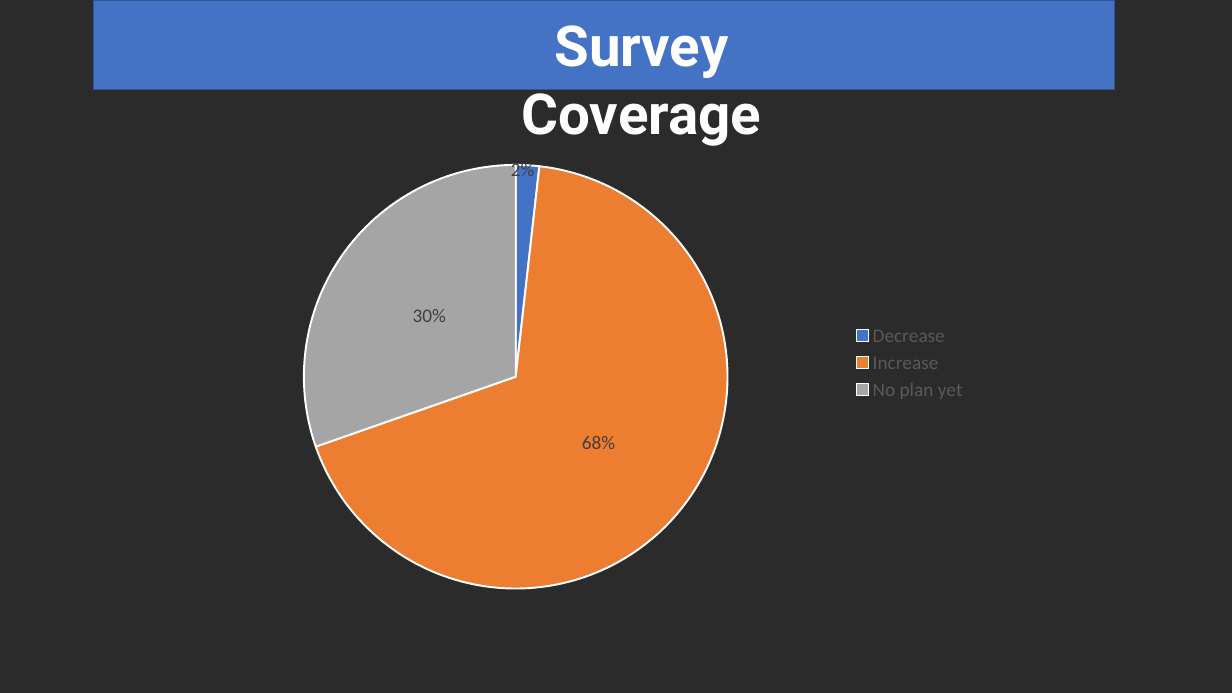
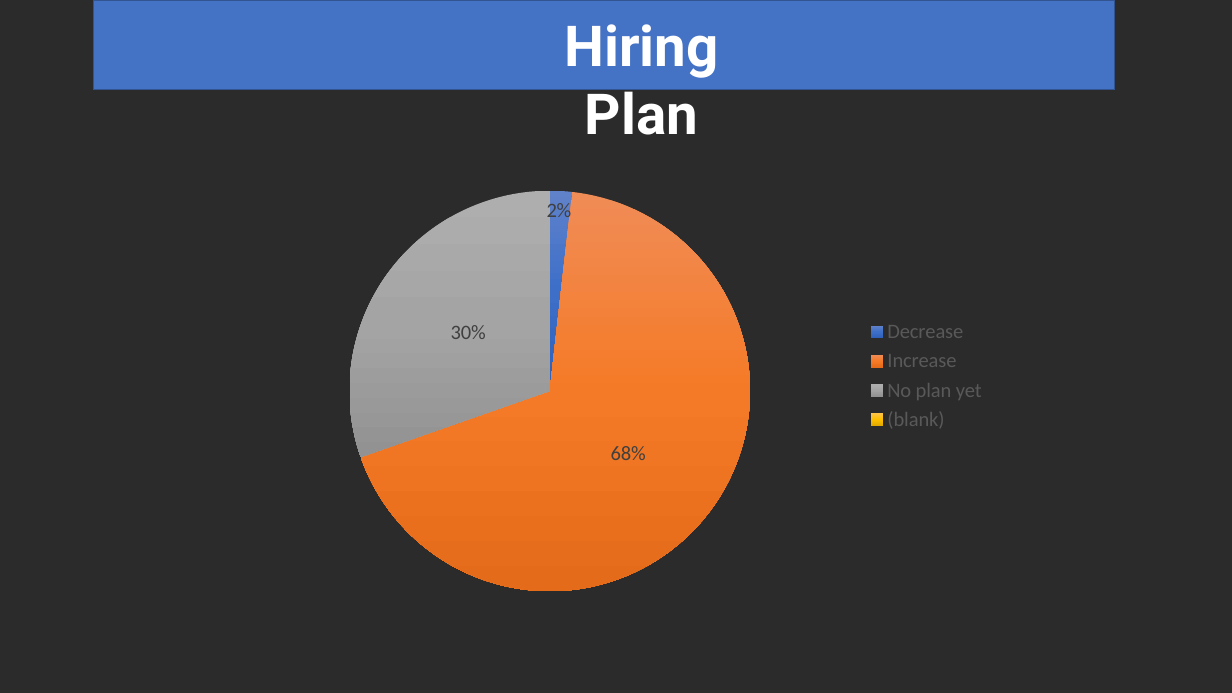
Before and after one commit to Phoud/108salarysurvey2, a slide deck: slide 20 of Presentation/Presentation.pptx. Drawn at 1232x693 pixels with LibreOffice and Linux fonts; fonts in the diff are those of the drawing; background and template pictures are left out; a plain dark background stands for a picture behind light text. Boxes give left, top, right and bottom in pixels: in the first picture for what was removed or moved away, otherwise in the second. Text is boxed around its words. In the diff, an @@ line names an element or a change of style, - is before the commit and + after.

```diff
--- a/Presentation/Presentation.pptx
+++ b/Presentation/Presentation.pptx
@@ text at box(564, 24, 718, 135): text changed @@
-Survey Coverage
+Hiring Plan
@@ pie chart at box(236, 148, 996, 604) @@
@@ Series 1, (blank): 0 to - @@
@@ data labels of Series 1 changed @@
@@ colours of single points changed @@
@@ legend changed @@
@@ pie chart: place and size @@
-pie chart at box(181, 124, 977, 602)
+pie chart at box(236, 148, 996, 604)
```
Also in this commit, not shown: 8 other slides changed, 3 slides added, 1 slide removed, 2 other files.
